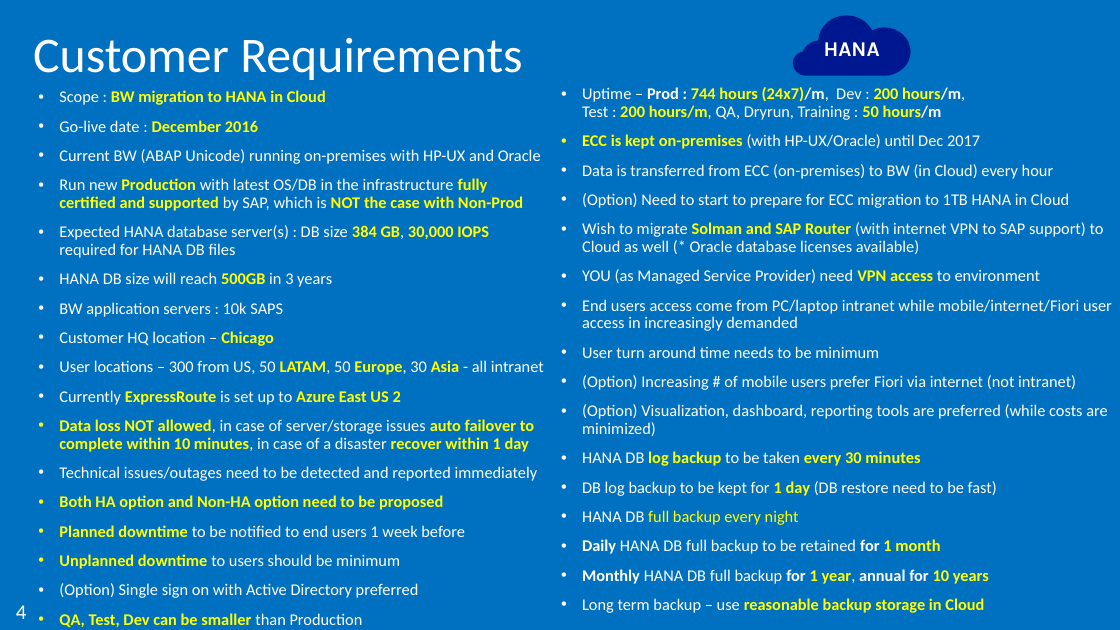
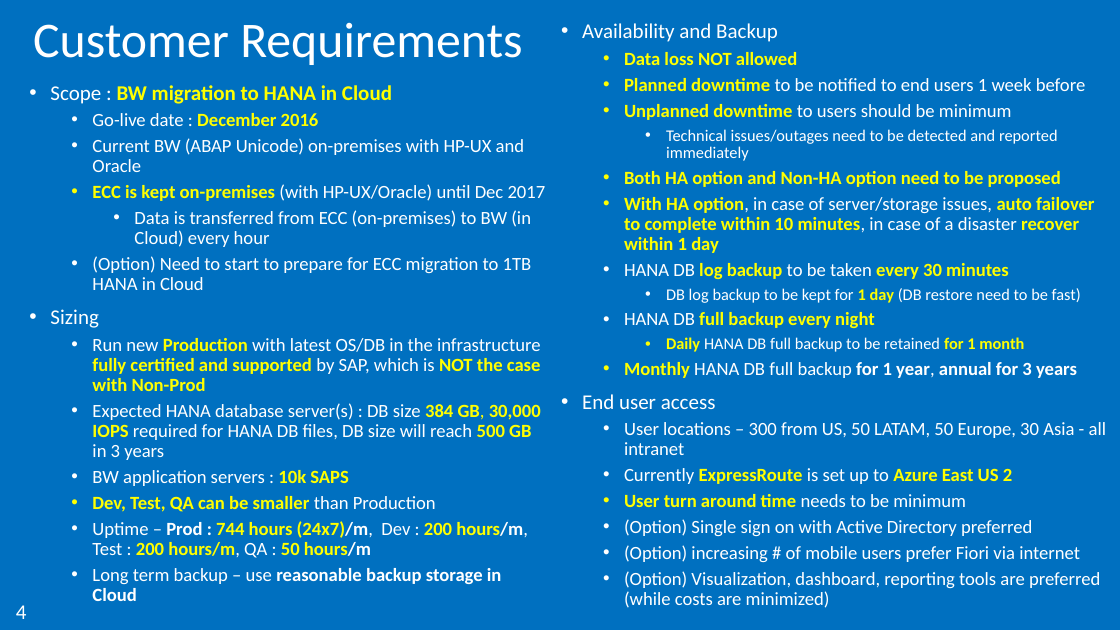
Before and after one commit to AzureCAT-GSI/SAP-on-Azure, a slide deck: slide 4 of Presentations/HANA on Azure Case Study.pptx. Drawn at 1120x630 pixels with LibreOffice and Linux fonts; fonts in the diff are those of the drawing; background and template pictures are left out. Boxes give left, top, right and bottom in pixels: in the first picture for what was removed or moved away, otherwise in the second. Text is boxed around its words. In the diff, an @@ line names an element or a change of style, - is before the commit and + after.

```diff
--- a/Presentations/HANA on Azure Case Study.pptx
+++ b/Presentations/HANA on Azure Case Study.pptx
@@ title "Customer Requirements": place and size @@
-title "Customer Requirements" at [33,37,522,80]
+title "Customer Requirements" at [33,22,522,65]
@@ text "Availability and Backup": place and size @@
-text "Availability and Backup" at [582,87,1112,613]
+text "Availability and Backup" at [582,23,1106,563]
@@ text at [582,23,1094,253]: text changed; size 14 to 16 pt @@
-• Uptime – Prod : 744 hours (24x7)/m, Dev : 200 hours/m,
-  Test : 200 hours/m, QA, Dryrun, Training : 50 hours/m
-• ECC is kept on-premises (with HP-UX/Oracle) until Dec 2017
-• Data is transferred from ECC (on-premises) to BW (in Cloud) every hour
-• (Option) Need to start to prepare for ECC migration to 1TB HANA in Cloud
-• Wish to migrate Solman and SAP Router (with internet VPN to SAP support) to Cloud as well (* Oracle database licenses available)
-• YOU (as Managed Service Provider) need VPN access to environment
-• End users access come from PC/laptop intranet while mobile/internet/Fiori user access in increasingly demanded
-• User turn around time needs to be minimum
-• (Option) Increasing # of mobile users prefer Fiori via internet (not intranet)
-• (Option) Visualization, dashboard, reporting tools are preferred (while costs are minimized)
+• Availability and Backup
+  • Data loss NOT allowed
+  • Planned downtime to be notified to end users 1 week before
+  • Unplanned downtime to users should be minimum
+    • Technical issues/outages need to be detected and reported immediately
+  • Both HA option and Non-HA option need to be proposed
+  • With HA option, in case of server/storage issues, auto failover to complete within 10 minutes, in case of a disaster recover within 1 day
@@ freeform shape removed at [793,15,911,76] @@
@@ text removed at [824,42,880,56] @@
-HANA
@@ text "Scope : BW migration to ...": place and size @@
-text "Scope : BW migration to ..." at [59,90,544,569]
+text "Scope : BW migration to ..." at [50,85,546,601]
@@ text at [50,85,541,486]: size 14 to 18 pt in "Scope : BW migration to HANA in ..."; size 14 to 16 pt in "Go-live date : December 2016", "Run new Production with latest OS/DB in ...", "BW application servers : 10k SAPS"; text colour #FFFFFF to #FFFF00, bold on in "10k SAPS"; list level 1 to 2 in "Go-live date : December 2016"; list level 1 to 2 in "Run new Production with latest ..."; list level 1 to 2 in "BW application servers : 10k ..." @@
@@ text at [50,138,546,328]: text changed; size 14 to 16 pt @@
-• Current BW (ABAP Unicode) running on-premises with HP-UX and Oracle
+  • Current BW (ABAP Unicode) on-premises with HP-UX and Oracle
+  • ECC is kept on-premises (with HP-UX/Oracle) until Dec 2017
+    • Data is transferred from ECC (on-premises) to BW (in Cloud) every hour
+  • (Option) Need to start to prepare for ECC migration to 1TB HANA in Cloud
+• Sizing
@@ text at [624,263,1081,352]: size 14 to 16 pt in "HANA DB log backup to be taken ...", "HANA DB full backup every night"; bold on in "full backup every night"; text colour #FFFFFF to #FFFF00 in "Daily for"; list level 1 to 2 in "HANA DB log backup to ..."; list level 1 to 3 in "DB log backup to be ..."; list level 1 to 2 in "HANA DB full backup every ..."; list level 1 to 3 in "Daily HANA DB full backup ..." @@
@@ text at [582,362,1106,563]: text changed; size 14 to 16 pt; bold off @@
-• Monthly HANA DB full backup for 1 year, annual for 10 years
-• Long term backup – use reasonable backup storage in Cloud
+  • Monthly HANA DB full backup for 1 year, annual for 3 years
+• End user access
+  • User locations – 300 from US, 50 LATAM, 50 Europe, 30 Asia - all intranet
+  • Currently ExpressRoute is set up to Azure East US 2
+  • User turn around time needs to be minimum
+  • (Option) Single sign on with Active Directory preferred
+  • (Option) increasing # of mobile users prefer Fiori via internet
+  • (Option) Visualization, dashboard, reporting tools are preferred (while costs are minimized)
@@ text at [92,403,541,460]: text changed; size 14 to 16 pt @@
-• Expected HANA database server(s) : DB size 384 GB, 30,000 IOPS required for HANA DB files
-• HANA DB size will reach 500GB in 3 years
+  • Expected HANA database server(s) : DB size 384 GB, 30,000 IOPS required for HANA DB files, DB size will reach 500 GB in 3 years
@@ text at [92,496,528,601]: text changed; size 14 to 16 pt; bold on @@
-• Customer HQ location – Chicago
-• User locations – 300 from US, 50 LATAM, 50 Europe, 30 Asia - all intranet
-• Currently ExpressRoute is set up to Azure East US 2
-• Data loss NOT allowed, in case of server/storage issues auto failover to complete within 10 minutes, in case of a disaster recover within 1 day
-• Technical issues/outages need to be detected and reported immediately
-• Both HA option and Non-HA option need to be proposed
-• Planned downtime to be notified to end users 1 week before
-• Unplanned downtime to users should be minimum
-• (Option) Single sign on with Active Directory preferred
-• QA, Test, Dev can be smaller than Production
+  • Dev, Test, QA can be smaller than Production
+  • Uptime – Prod : 744 hours (24x7)/m, Dev : 200 hours/m,
+    Test : 200 hours/m, QA : 50 hours/m
+  • Long term backup – use reasonable backup storage in Cloud
```
Also in this commit, not shown: 4 other slides changed, 6 slides added, 1 slide removed, 2 other files.
